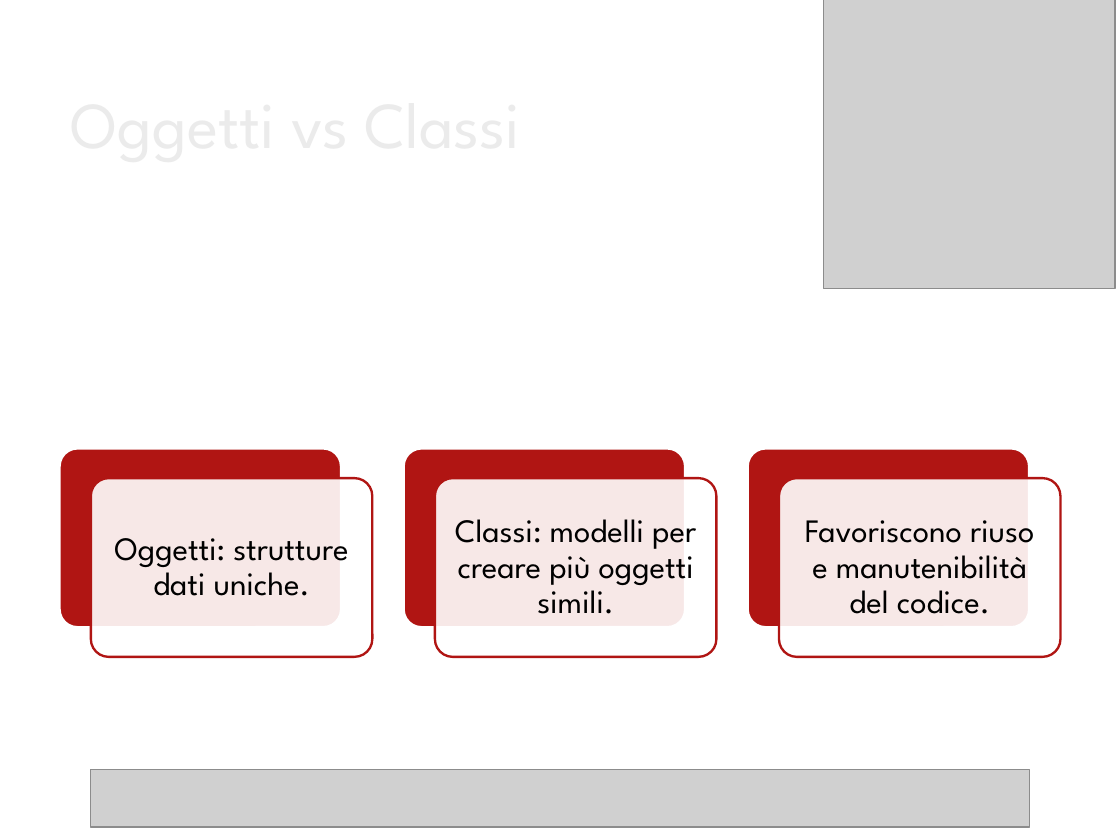
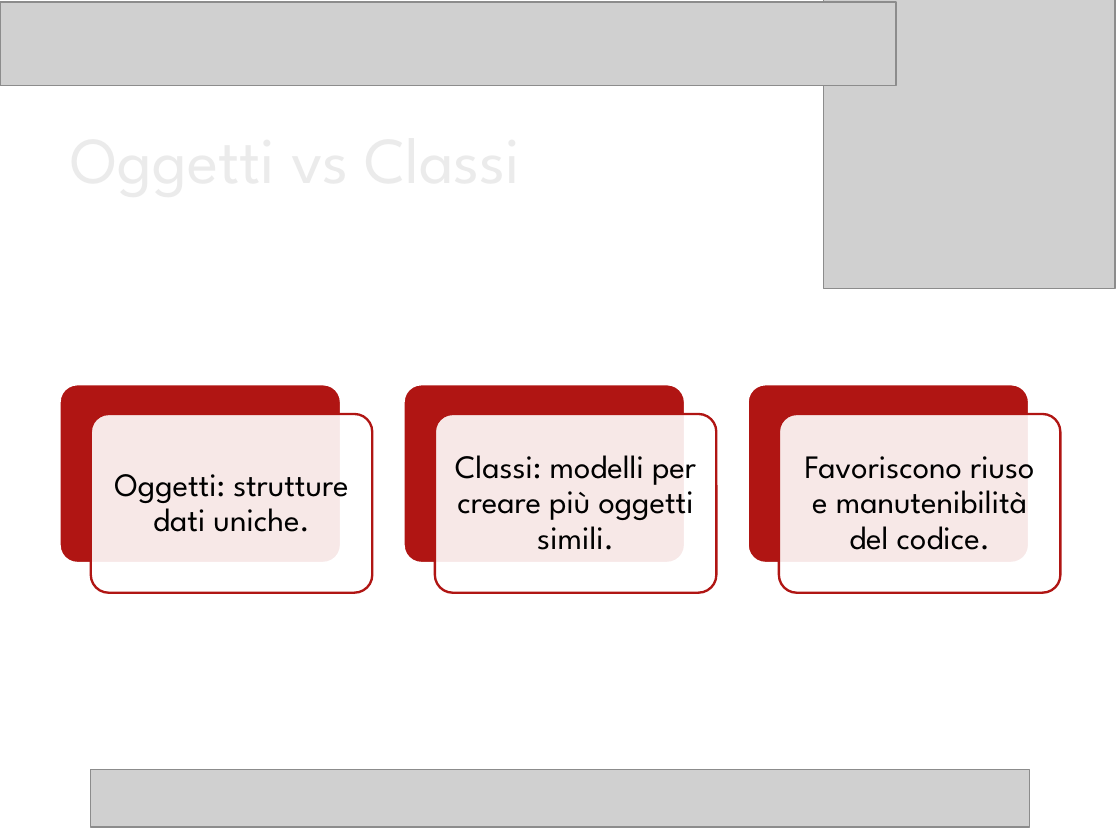
Before and after one commit to MattiaTiozzoDev/AngularStartCourse, a slide deck: slide 3 of Slide_Teoriche_Classi_JS.pptx. Drawn at 1120x840 pixels with LibreOffice and Linux fonts; fonts in the diff are those of the drawing; grey boxes stand for pictures; background and template pictures are left out. Boxes give left, top, right and bottom in pixels: in the first picture for what was removed or moved away, otherwise in the second. Text is boxed around its words. In the diff, an @@ line names an element or a change of style, - is before the commit and + after.

```diff
--- a/Slide_Teoriche_Classi_JS.pptx
+++ b/Slide_Teoriche_Classi_JS.pptx
@@ picture added at <box>0,2,896,86</box> @@
@@ title "Oggetti vs Classi": place and size @@
-title "Oggetti vs Classi" at <box>59,77,909,202</box>
+title "Oggetti vs Classi" at <box>59,112,909,236</box>
@@ 6 rounded rectangles, 3 texts: place and size @@
-6 rounded rectangles, 3 texts at <box>59,448,1061,657</box>
+6 rounded rectangles, 3 texts at <box>59,384,1060,594</box>
```
Also in this commit, not shown: 11 other slides changed, 1 other file.
